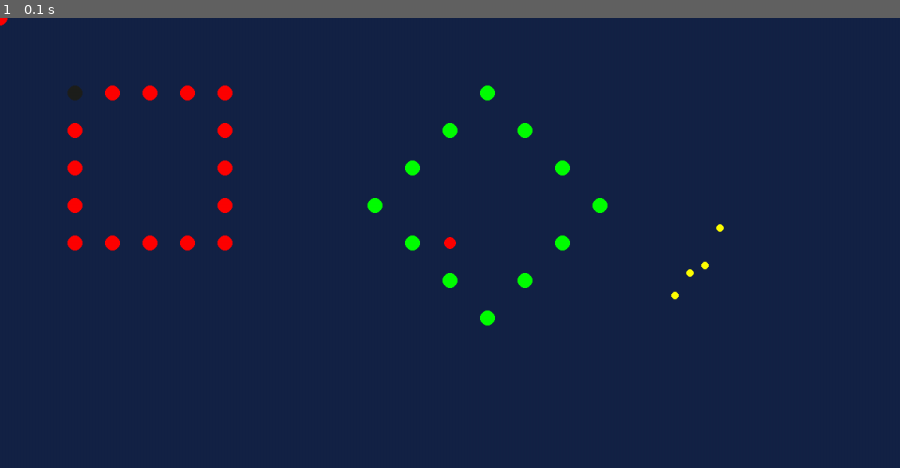
Above: before the commit, frame 1.
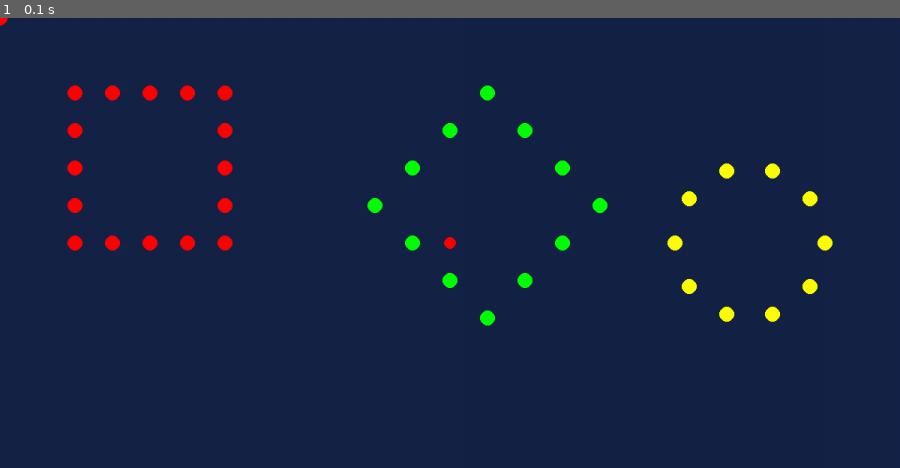
Above: after the commit, the same moment.

Repository: JoaFL/aula-python-pygame
Game: pygame game, started from agosto/02.py
Two runs of this game, one before a commit and one after it. Both use one fixed random seed, a clock stepped at 60 frames per second and the inputs below.
Inputs:
- Up to frame 1 (0.1 s): no input

The runs differ from the first frame. In frame 1, 0.6% of the frame differs, in the area x 7-93%, y 14-68%.

Commit message:
Update 02.py

Diff:
--- a/agosto/02.py
+++ b/agosto/02.py
@@ -1,5 +1,6 @@
 import pygame
 import random
+import math
 
 LARGURA = 1200
 ALTURA = 600
@@ -23,11 +24,9 @@
     pygame.draw.circle(tela, VEREMELHO, (100, 150), 10)
     pygame.draw.circle(tela, VEREMELHO, (100, 200), 10)
     pygame.draw.circle(tela, VEREMELHO, (100, 250), 10)
-    pygame.draw.circle(tela, VEREMELHO, (100, 300), 10)
 
     pygame.draw.circle(tela, VEREMELHO, (300, 150), 10)
     pygame.draw.circle(tela, VEREMELHO, (300, 200), 10)
-    pygame.draw.circle(tela, VEREMELHO, (300, 250), 10)
     pygame.draw.circle(tela, VEREMELHO, (300, 250), 10)
 
     pygame.draw.circle(tela, VEREMELHO, (100, 300), 10)
@@ -43,15 +42,12 @@
     pygame.draw.circle(tela, VERDE, (550, 200), 10)
     pygame.draw.circle(tela, VERDE, (500, 250), 10)
 
-    pygame.draw.circle(tela, VERDE, (650, 100), 10)
     pygame.draw.circle(tela, VERDE, (700, 150), 10)
     pygame.draw.circle(tela, VERDE, (750, 200), 10)
-    pygame.draw.circle(tela, VERDE, (800, 250), 10)
 
-    pygame.draw.circle(tela, VERDE, (650, 400), 10)
     pygame.draw.circle(tela, VERDE, (600, 350), 10)
     pygame.draw.circle(tela, VERDE, (550, 300), 10)
-    pygame.draw.circle(tela, VERDE, (500, 250), 10)
+
 
     pygame.draw.circle(tela, VERDE, (650, 400), 10)
     pygame.draw.circle(tela, VERDE, (700, 350), 10)
@@ -59,14 +55,17 @@
     pygame.draw.circle(tela, VERDE, (800, 250), 10)
 
 def circulo():
-    pygame.draw.circle(tela, AMARELO, (900 , 370), 5)
-    pygame.draw.circle(tela, AMARELO, (920 , 340), 5)
-    pygame.draw.circle(tela, AMARELO, (940 , 330), 5)
-    pygame.draw.circle(tela, AMARELO, (960 , 280), 5)
+    # tive que usar matemática
 
-    # pygame.draw.circle(tela, AMARELO, (940 , 350), 5)
-    # pygame.draw.circle(tela, AMARELO, (920 , 350), 5)
-    # pygame.draw.circle(tela, AMARELO, (900 , 350), 5)
+    posX = 1000
+    posY = 300
+
+    for i in range(10):
+       angulo = (i / 10) * math.pi * 2
+       x = posX + math.cos(angulo) * 100
+       y = posY + math.sin(angulo) * 100
+
+       pygame.draw.circle(tela, AMARELO, (x, y), 10)
 
 pygame.init()
 tela = pygame.display.set_mode((LARGURA, ALTURA))
@@ -87,22 +86,6 @@
     losangulo()
     circulo()
 
-    pygame.draw.circle(tela, COR_ALEATORIA, (100, 100), 10)
-    pygame.draw.circle(tela, COR_ALEATORIA, (100, 100), 10)
-    pygame.draw.circle(tela, COR_ALEATORIA, (100, 100), 10)
-    pygame.draw.circle(tela, COR_ALEATORIA, (100, 100), 10)
-
-    pygame.draw.circle(tela, COR_ALEATORIA, (100, 100), 10)
-    pygame.draw.circle(tela, COR_ALEATORIA, (100, 100), 10)
-    pygame.draw.circle(tela, COR_ALEATORIA, (100, 100), 10)
-    pygame.draw.circle(tela, COR_ALEATORIA, (100, 100), 10)
-
-    pygame.draw.circle(tela, COR_ALEATORIA, (100, 100), 10)
-    pygame.draw.circle(tela, COR_ALEATORIA, (100, 100), 10)
-    pygame.draw.circle(tela, COR_ALEATORIA, (100, 100), 10)
-    pygame.draw.circle(tela, COR_ALEATORIA, (100, 100), 10)
-
-
     pygame.display.flip()
 
 pygame.quit()
